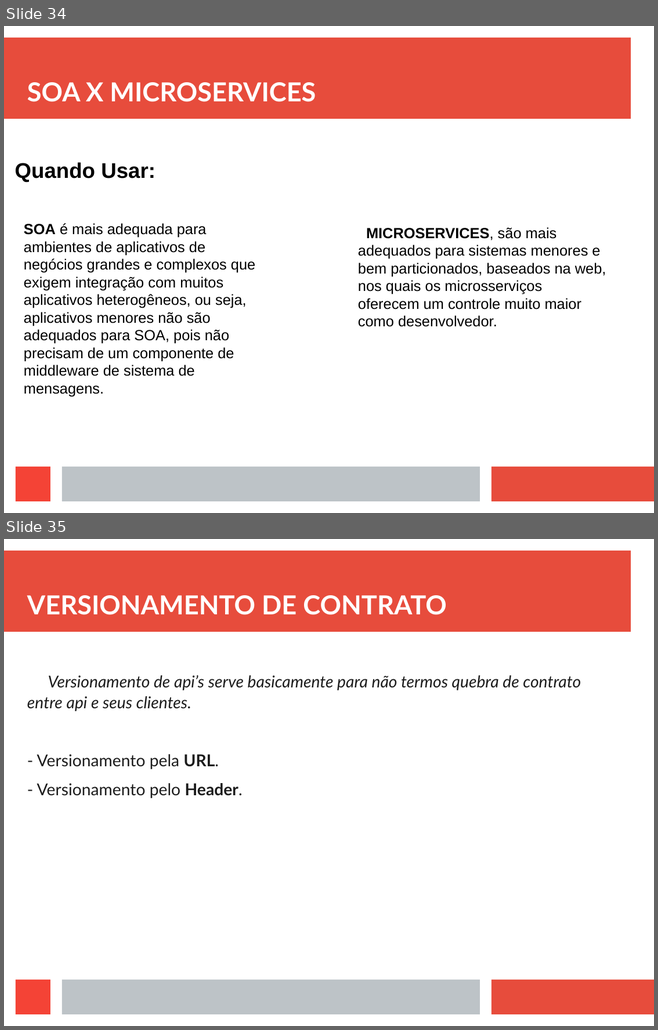
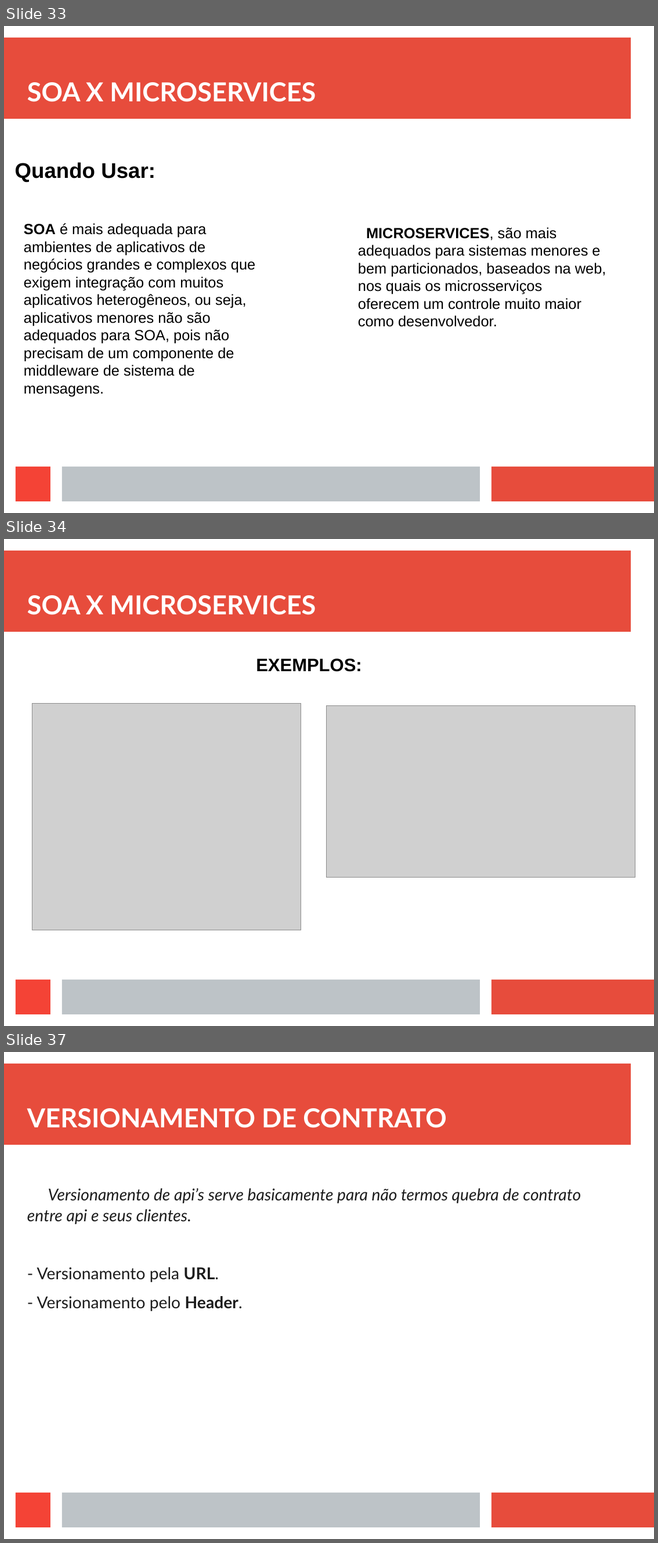
Before and after one commit to viniciusFortti/test, a slide deck: Apresentação/ApresentaçãoTerceiraSemana.odp. Shown one above the other, each under a label of ours: slides 34 and 35 before the commit, slides 33, 34 and 37 after it; the slides between them are not shown. The pictures are 658x1030 and 658x1543 pixels, drawn with LibreOffice and Linux fonts; fonts in the diff are those of the drawing; grey boxes stand for pictures. Boxes give left, top, right and bottom in pixels: in the first picture for what was removed or moved away, otherwise in the second. Text is boxed around its words. In the diff, an @@ line names an element or a change of style, - is before the commit and + after.

```diff
--- a/Apresentação/ApresentaçãoTerceiraSemana.odp
+++ b/Apresentação/ApresentaçãoTerceiraSemana.odp
@@ slide 34 added at (4,539,654,1026), background #FFFFFF; not listed: 4 template elements that a slide beside it also shows @@
@@ title added at (27,595,315,615), 32 pt, text #FFFFFF, bold @@
+SOA X MICROSERVICES
@@ text added at (256,658,361,672), 22 pt, text #000000, bold @@
+EXEMPLOS:
@@ picture added at (32,704,301,931) @@
@@ picture added at (326,706,634,877) @@
@@ what was slide 34 is now slide 33 @@
@@ what was slide 35 is now slide 37 @@
```
Also in this commit, not shown: 3 slides changed, 2 other slides added, 1 slide removed, 7 other files.
